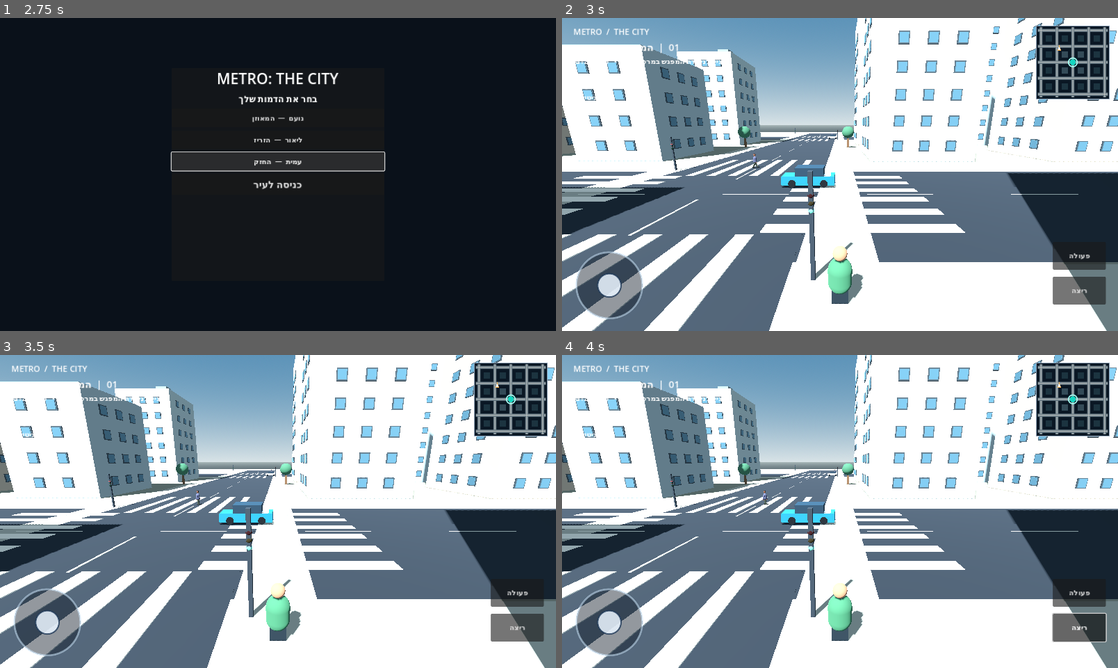
Above: before the commit, frames 1-4 (two rows, left to right).
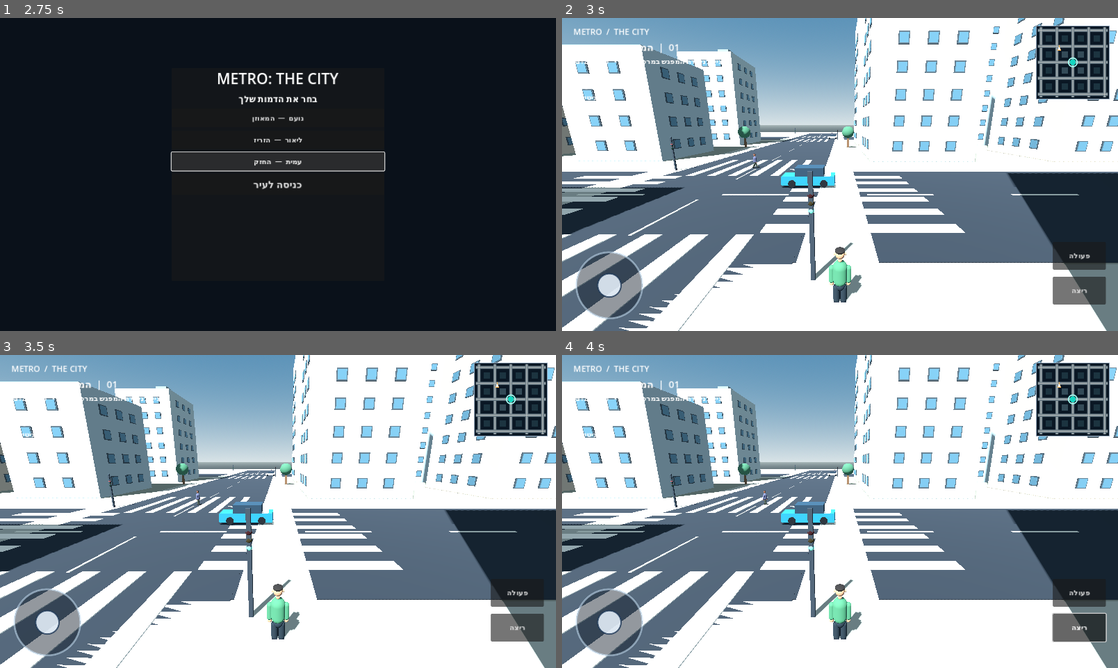
Above: after the commit, the same moments.

Repository: a332150176-dev/METRO-THE-CITY
Game: Godot game, scene res://scenes/main.tscn
The game is run twice, just before and just after one commit, with the same random seed, the same clock (stepped at 60 frames per second) and the same inputs.
Inputs:
- Up to frame 1 (2.75 s): click "נועם — המאוזן" at 0.5 s; click "ליאור — הזריז" at 1.25 s; click "עמית — החזק" at 2 s
- Up to frame 2 (3 s): click "כניסה לעיר" at 2.75 s
- Up to frame 3 (3.5 s): no input
- Up to frame 4 (4 s): click "ריצה" at 3.5 s

Frame 1 is identical in both runs. In frame 2, 3.8% of the frame differs, in the area x 0-100%, y 0-100%; in frame 3, 3.8%; in frame 4, 3.8%.

Commit message:
Upgrade player character to articulated animated 3D model

Diff:
--- a/scripts/player_controller.gd
+++ b/scripts/player_controller.gd
@@ -16,6 +16,11 @@
 var visual_root: Node3D
 var look_touch_index: int = -1
 var mouse_look_active: bool = false
+var left_arm: Node3D
+var right_arm: Node3D
+var left_leg: Node3D
+var right_leg: Node3D
+var walk_phase: float = 0.0
 
 func _ready() -> void:
 	_build_body()
@@ -38,11 +43,56 @@
 func request_interaction() -> void:
 	interaction_requested.emit()
 
+func _new_material(color: Color, roughness: float = 0.9) -> StandardMaterial3D:
+	var material := StandardMaterial3D.new()
+	material.albedo_color = color
+	material.roughness = roughness
+	return material
+
+func _make_capsule(parent: Node3D, node_name: String, radius: float, height: float, color: Color, offset: Vector3) -> MeshInstance3D:
+	var instance := MeshInstance3D.new()
+	instance.name = node_name
+	var mesh := CapsuleMesh.new()
+	mesh.radius = radius
+	mesh.height = height
+	mesh.radial_segments = 12
+	mesh.rings = 5
+	instance.mesh = mesh
+	instance.position = offset
+	instance.material_override = _new_material(color)
+	parent.add_child(instance)
+	return instance
+
+func _make_sphere(parent: Node3D, node_name: String, radius: float, color: Color, offset: Vector3, stretch: Vector3 = Vector3.ONE) -> MeshInstance3D:
+	var instance := MeshInstance3D.new()
+	instance.name = node_name
+	var mesh := SphereMesh.new()
+	mesh.radius = radius
+	mesh.height = radius * 2.0
+	mesh.radial_segments = 16
+	mesh.rings = 10
+	instance.mesh = mesh
+	instance.position = offset
+	instance.scale = stretch
+	instance.material_override = _new_material(color)
+	parent.add_child(instance)
+	return instance
+
+func _make_shoe(parent: Node3D, node_name: String, offset: Vector3) -> void:
+	var shoe := MeshInstance3D.new()
+	shoe.name = node_name
+	var mesh := BoxMesh.new()
+	mesh.size = Vector3(0.19, 0.13, 0.34)
+	shoe.mesh = mesh
+	shoe.position = offset
+	shoe.material_override = _new_material(Color("#25282d"), 0.72)
+	parent.add_child(shoe)
+
 func _build_body() -> void:
 	var collider := CollisionShape3D.new()
 	var capsule := CapsuleShape3D.new()
-	capsule.radius = 0.42
-	capsule.height = 1.85
+	capsule.radius = 0.36
+	capsule.height = 1.86
 	collider.shape = capsule
 	collider.position.y = 0.93
 	add_child(collider)
@@ -51,54 +101,65 @@
 	visual_root.name = "CharacterVisual"
 	add_child(visual_root)
 
-	var torso := MeshInstance3D.new()
-	var torso_mesh := CapsuleMesh.new()
-	torso_mesh.radius = 0.39
-	torso_mesh.height = 1.18
-	torso.mesh = torso_mesh
-	torso.position.y = 1.0
-	visual_root.add_child(torso)
-
-	var head := MeshInstance3D.new()
-	var head_mesh := SphereMesh.new()
-	head_mesh.radius = 0.23
-	head_mesh.height = 0.46
-	head.mesh = head_mesh
-	head.position.y = 1.78
-	var skin_material := StandardMaterial3D.new()
-	skin_material.albedo_color = Color("#d6a07c")
-	head.material_override = skin_material
-	visual_root.add_child(head)
-
-	var legs := MeshInstance3D.new()
-	var legs_mesh := BoxMesh.new()
-	legs_mesh.size = Vector3(0.54, 0.56, 0.32)
-	legs.mesh = legs_mesh
-	legs.position.y = 0.34
-	var pants_material := StandardMaterial3D.new()
-	pants_material.albedo_color = Color("#303947")
-	legs.material_override = pants_material
-	visual_root.add_child(legs)
+	_make_capsule(visual_root, "Torso", 0.235, 0.88, Color("#2876a8"), Vector3(0.0, 1.08, 0.0))
+	_make_capsule(visual_root, "Pelvis", 0.18, 0.34, Color("#303947"), Vector3(0.0, 0.64, 0.0))
+	_make_capsule(visual_root, "Neck", 0.075, 0.17, Color("#d9a27d"), Vector3(0.0, 1.57, 0.0))
+	_make_sphere(visual_root, "Head", 0.16, Color("#d9a27d"), Vector3(0.0, 1.78, 0.0), Vector3(0.95, 1.08, 0.95))
+	_make_sphere(visual_root, "Hair", 0.163, Color("#29231f"), Vector3(0.0, 1.89, 0.015), Vector3(1.0, 0.48, 1.0))
+	_make_sphere(visual_root, "EarLeft", 0.045, Color("#d9a27d"), Vector3(-0.155, 1.77, 0.0))
+	_make_sphere(visual_root, "EarRight", 0.045, Color("#d9a27d"), Vector3(0.155, 1.77, 0.0))
+
+	left_arm = Node3D.new()
+	left_arm.name = "LeftArm"
+	left_arm.position = Vector3(-0.27, 1.34, 0.0)
+	visual_root.add_child(left_arm)
+	_make_capsule(left_arm, "Sleeve", 0.095, 0.62, Color("#2876a8"), Vector3(0.0, -0.29, 0.0))
+	_make_sphere(left_arm, "Hand", 0.075, Color("#d9a27d"), Vector3(0.0, -0.63, -0.015))
+
+	right_arm = Node3D.new()
+	right_arm.name = "RightArm"
+	right_arm.position = Vector3(0.27, 1.34, 0.0)
+	visual_root.add_child(right_arm)
+	_make_capsule(right_arm, "Sleeve", 0.095, 0.62, Color("#2876a8"), Vector3(0.0, -0.29, 0.0))
+	_make_sphere(right_arm, "Hand", 0.075, Color("#d9a27d"), Vector3(0.0, -0.63, -0.015))
+
+	left_leg = Node3D.new()
+	left_leg.name = "LeftLeg"
+	left_leg.position = Vector3(-0.115, 0.62, 0.0)
+	visual_root.add_child(left_leg)
+	_make_capsule(left_leg, "TrouserLeg", 0.105, 0.67, Color("#303947"), Vector3(0.0, -0.29, 0.0))
+	_make_shoe(left_leg, "Shoe", Vector3(0.0, -0.61, -0.055))
+
+	right_leg = Node3D.new()
+	right_leg.name = "RightLeg"
+	right_leg.position = Vector3(0.115, 0.62, 0.0)
+	visual_root.add_child(right_leg)
+	_make_capsule(right_leg, "TrouserLeg", 0.105, 0.67, Color("#303947"), Vector3(0.0, -0.29, 0.0))
+	_make_shoe(right_leg, "Shoe", Vector3(0.0, -0.61, -0.055))
 	_apply_character_appearance()
 
 func _apply_character_appearance() -> void:
 	if visual_root == null:
 		return
 	var data := CharacterCatalog.get_character(character_id)
-	var torso := visual_root.get_node_or_null("Torso") as MeshInstance3D
-	if torso == null:
-		torso = visual_root.get_child(0) as MeshInstance3D
-	var head := visual_root.get_child(1) as MeshInstance3D
-	var legs := visual_root.get_child(2) as MeshInstance3D
-	var shirt_material := StandardMaterial3D.new()
-	shirt_material.albedo_color = data["shirt"]
-	torso.material_override = shirt_material
-	var skin_material := StandardMaterial3D.new()
-	skin_material.albedo_color = data["skin"]
-	head.material_override = skin_material
-	var pants_material := StandardMaterial3D.new()
-	pants_material.albedo_color = data["pants"]
-	legs.material_override = pants_material
+	var shirt: Color = data["shirt"]
+	var skin: Color = data["skin"]
+	var pants: Color = data["pants"]
+	var shirt_material := _new_material(shirt)
+	var pants_material := _new_material(pants)
+	var skin_material := _new_material(skin)
+	for path in ["Torso", "LeftArm/Sleeve", "RightArm/Sleeve"]:
+		var part := visual_root.get_node_or_null(path) as MeshInstance3D
+		if part != null:
+			part.material_override = shirt_material
+	for path in ["Pelvis", "LeftLeg/TrouserLeg", "RightLeg/TrouserLeg"]:
+		var part := visual_root.get_node_or_null(path) as MeshInstance3D
+		if part != null:
+			part.material_override = pants_material
+	for path in ["Head", "Neck", "EarLeft", "EarRight", "LeftArm/Hand", "RightArm/Hand"]:
+		var part := visual_root.get_node_or_null(path) as MeshInstance3D
+		if part != null:
+			part.material_override = skin_material
 
 func _build_camera() -> void:
 	camera_pivot = Node3D.new()
@@ -141,6 +202,19 @@
 	if direction.length_squared() > 0.01:
 		var target_angle := atan2(-direction.x, -direction.z)
 		visual_root.rotation.y = lerp_angle(visual_root.rotation.y, target_angle, minf(1.0, delta * 9.0))
+		walk_phase += delta * (12.0 if sprinting else 8.5)
+		var stride := 0.62 if sprinting else 0.42
+		left_arm.rotation.x = sin(walk_phase) * stride
+		right_arm.rotation.x = -sin(walk_phase) * stride
+		left_leg.rotation.x = -sin(walk_phase) * stride
+		right_leg.rotation.x = sin(walk_phase) * stride
+		visual_root.position.y = absf(sin(walk_phase * 2.0)) * (0.035 if sprinting else 0.02)
+	else:
+		left_arm.rotation.x = move_toward(left_arm.rotation.x, 0.0, delta * 3.0)
+		right_arm.rotation.x = move_toward(right_arm.rotation.x, 0.0, delta * 3.0)
+		left_leg.rotation.x = move_toward(left_leg.rotation.x, 0.0, delta * 3.0)
+		right_leg.rotation.x = move_toward(right_leg.rotation.x, 0.0, delta * 3.0)
+		visual_root.position.y = move_toward(visual_root.position.y, 0.0, delta * 0.2)
 
 	move_and_slide()
 
